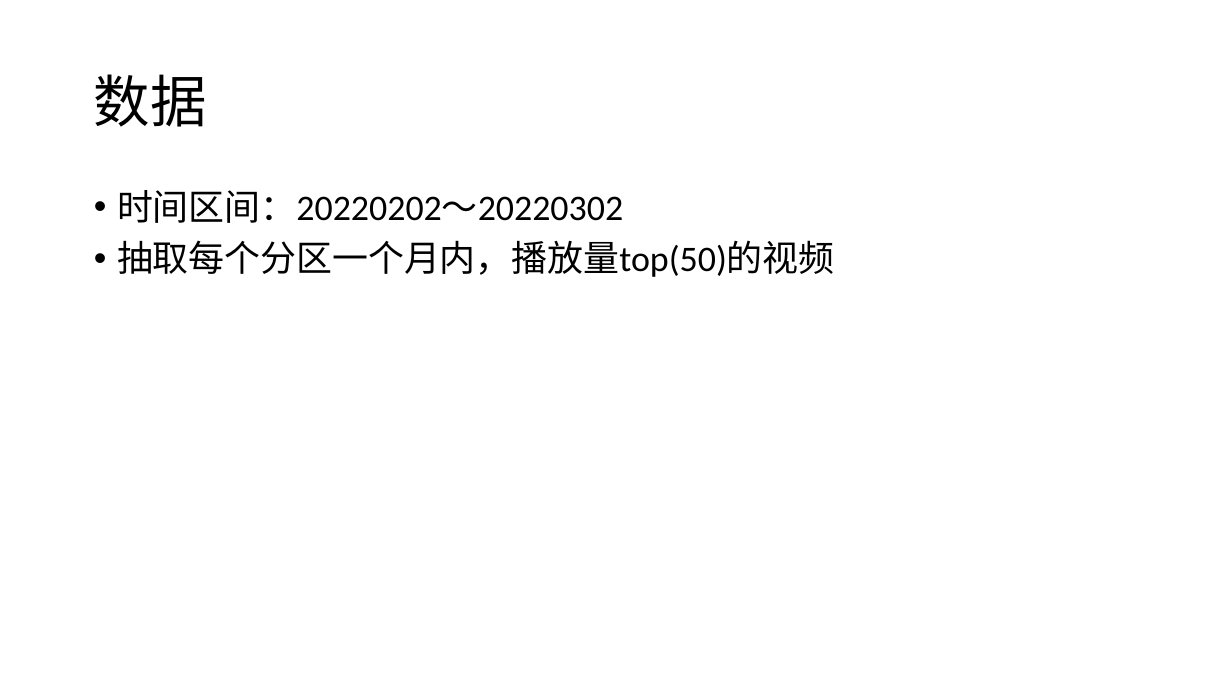
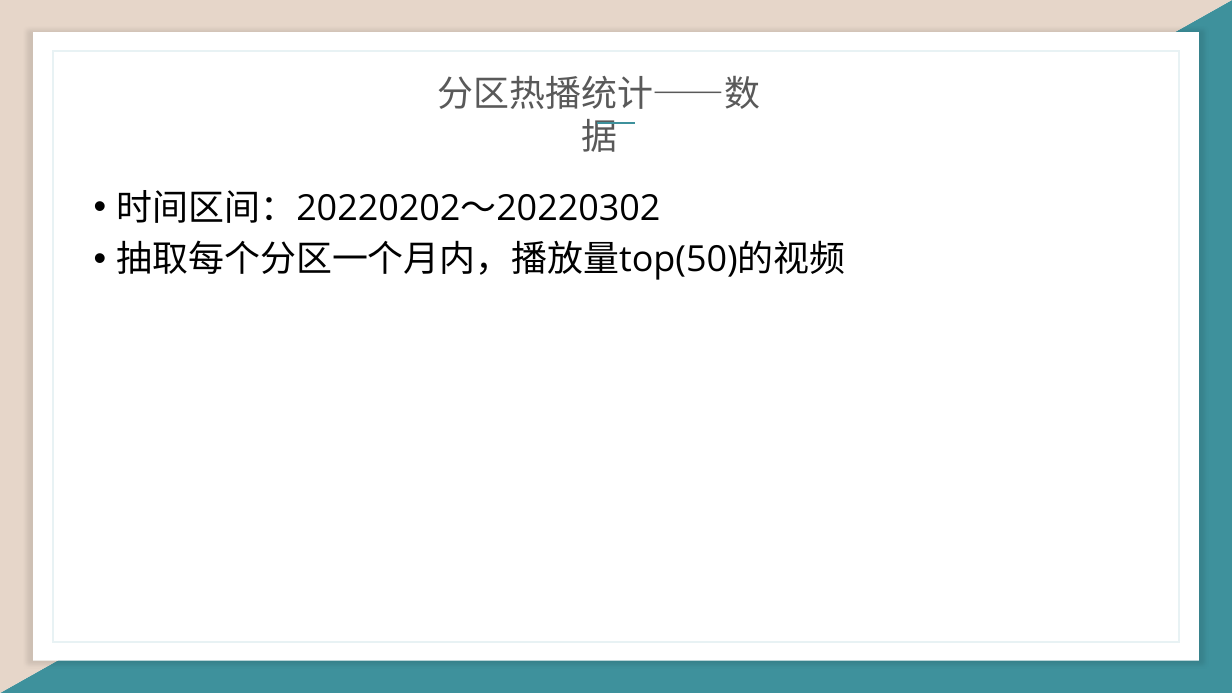
Before and after one commit to jlucs-2119-qiyeshixun/homework-python-data-visualization, a slide deck: slide 14 of 企业实训答辩.pptx (slide 6 before the commit). Drawn at 1232x693 pixels with LibreOffice and Linux fonts; fonts in the diff are those of the drawing. Boxes give left, top, right and bottom in pixels: in the first picture for what was removed or moved away, otherwise in the second. Text is boxed around its words. In the diff, an @@ line names an element or a change of style, - is before the commit and + after.

```diff
--- a/企业实训答辩.pptx
+++ b/企业实训答辩.pptx
@@ rectangle added at (0, 0, 1232, 693), fill #FBFBFB @@
@@ triangle added at (0, 0, 1232, 693), fill #3E919C @@
@@ triangle added at (0, 0, 1232, 693), fill #E6D6C9 @@
@@ rectangle added at (33, 32, 1199, 661), fill #FFFFFF @@
@@ rectangle added at (53, 51, 1179, 641), fill #FFFFFF, outline #E8F2F4 1.5 pt @@
@@ title removed at (94, 74, 207, 127) @@
-数据
@@ text added at (438, 76, 761, 152), 28 pt, text #595959 @@
+分区热播统计——数据
@@ line added from (597, 124) to (636, 124), #3E919C 1.5 pt @@
@@ text "时间区间：20220202～20220302" at (117, 190, 846, 280): font Calibri to Open Sans @@
```
Also in this commit, not shown: 7 other slides changed, 17 slides added, 3 slides removed, 35 other files.
